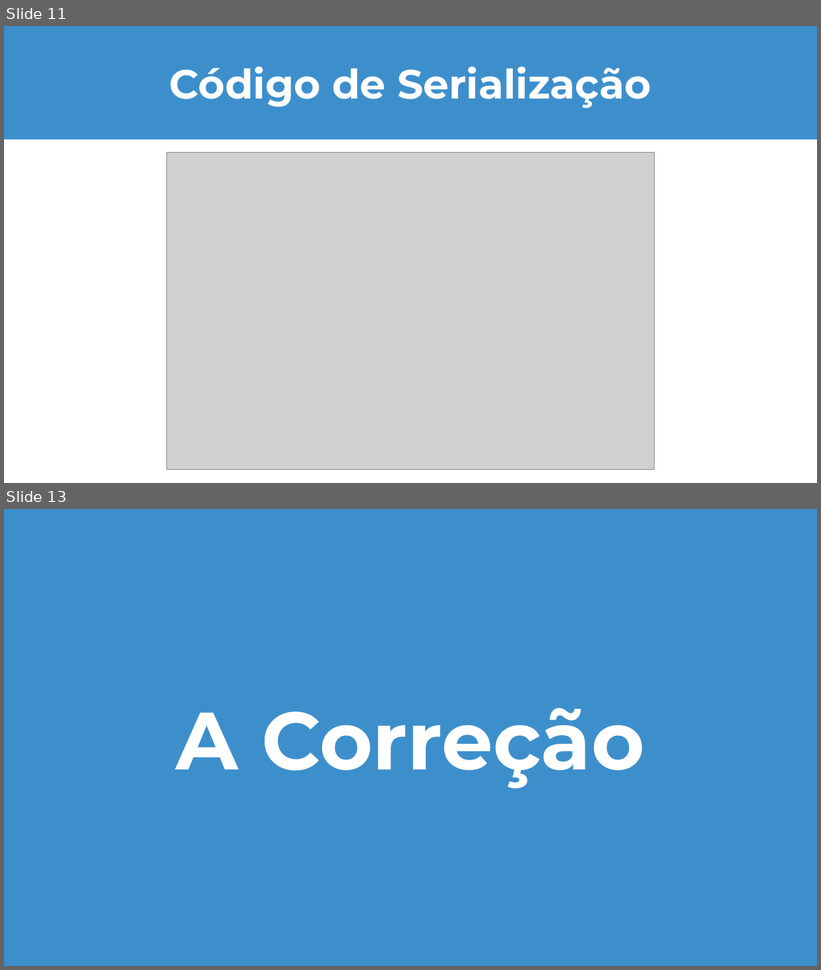
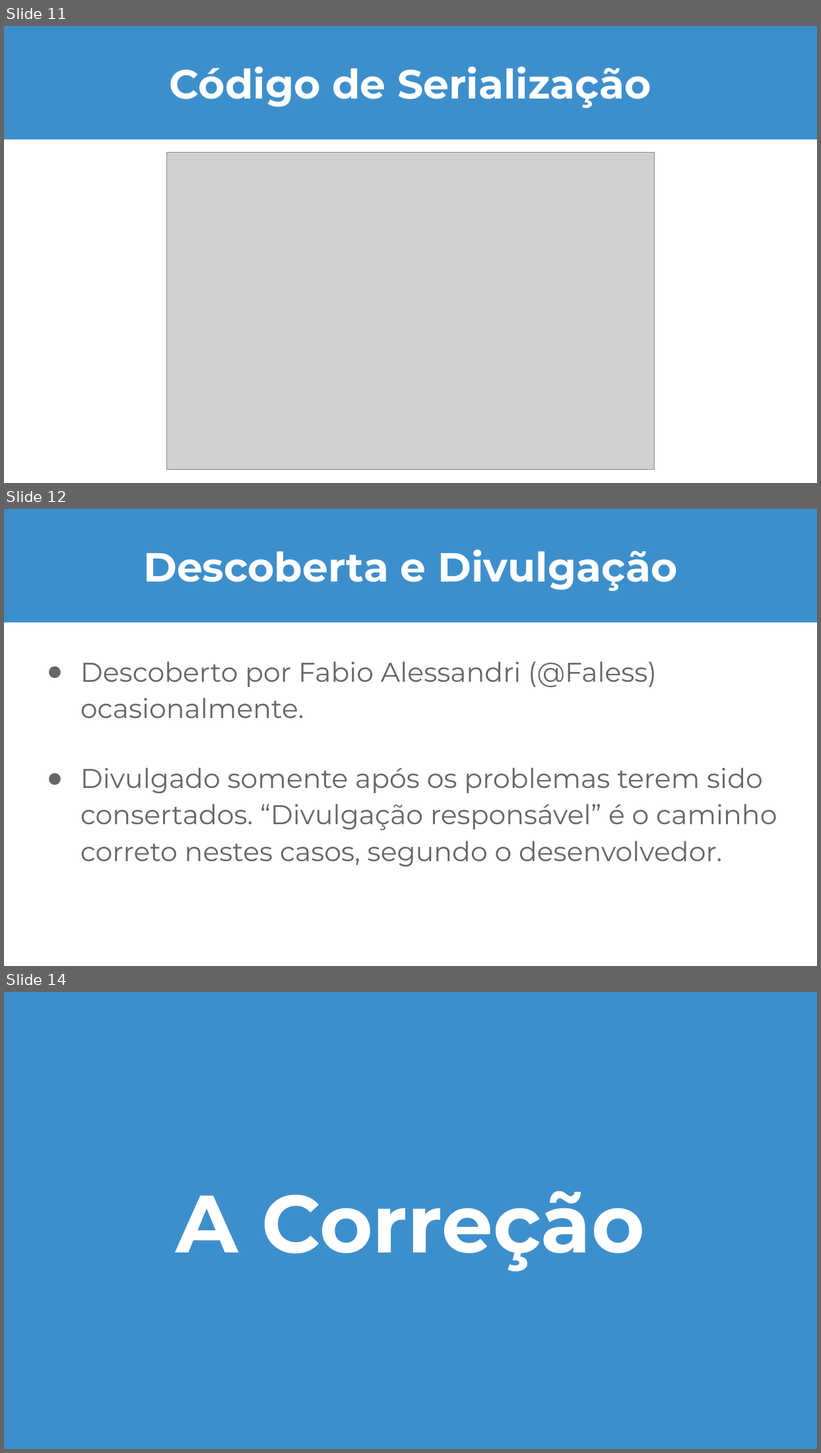
Before and after one commit to LuizGyro/mac0352-2019, a slide deck: ep4-VictorAraujo-LuizGirotto/Apresentação_ EP4 (MAC0352).pptx. Shown one above the other, each under a label of ours: slides 11 and 13 before the commit, slides 11, 12 and 14 after it; the slides between them are not shown. The pictures are 821x970 and 821x1453 pixels, drawn with LibreOffice and Linux fonts; fonts in the diff are those of the drawing; grey boxes stand for pictures. Boxes give left, top, right and bottom in pixels: in the first picture for what was removed or moved away, otherwise in the second. Text is boxed around its words. In the diff, an @@ line names an element or a change of style, - is before the commit and + after.

```diff
--- a/ep4-VictorAraujo-LuizGirotto/Apresentação_ EP4 (MAC0352).pptx
+++ b/ep4-VictorAraujo-LuizGirotto/Apresentação_ EP4 (MAC0352).pptx
@@ slide 12 added at <box>4,509,817,966</box>, background #FFFFFF; not listed: 1 template element that a slide beside it also shows @@
@@ title added at <box>143,549,677,591</box>, 36 pt, text #FFFFFF, bold @@
+Descoberta e Divulgação
@@ text added at <box>81,661,777,867</box>, 24 pt, text #666666 @@
+● Descoberto por Fabio Alessandri (@Faless) ocasionalmente.
+● Divulgado somente após os problemas terem sido consertados. “Divulgação responsável” é o caminho correto nestes casos, segundo o desenvolvedor.
@@ what was slide 13 is now slide 14 @@
```
Also in this commit, not shown: 9 slides changed, 1 other slide added, 1 other file.
